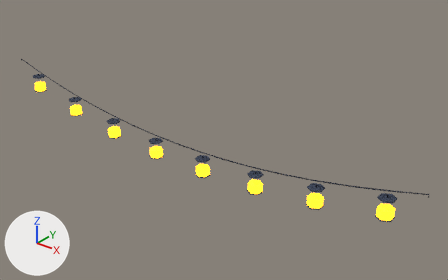
A saved change to the glTF model public/assets/models/city/city_lantern_string.glb.
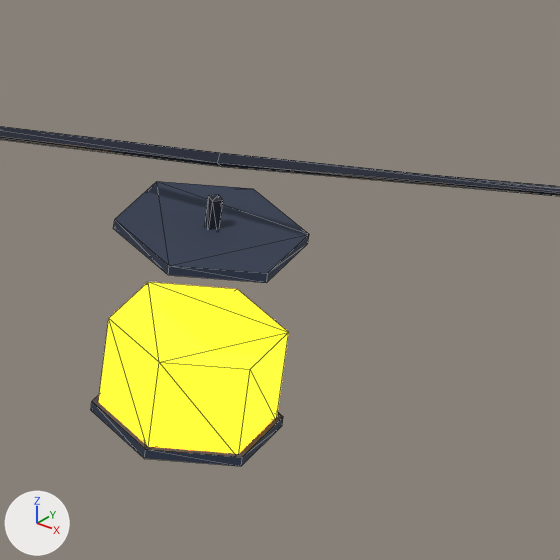
The first picture shows the older version from a camera (50 mm lens) standing at (7.56, -8.01, 4.69) and looking at (0.71, 0.55, -0.62). The close-ups show the older and then the newer version on the part from 82% to 94% of the width and 62% to 83% of the height of that picture. Only the edits that show in the close-ups are written down. Lighting does not change. The marker at lower left points along +X, +Y and +Z. The close-ups show mesh edges as thin lines. Where no turn or scale is listed for an object, it has been applied to the vertices.

The first close-up shows 'lantern.007', 'lantern_cap.014', 'lantern_cap.015', 'wire' and 1 more.
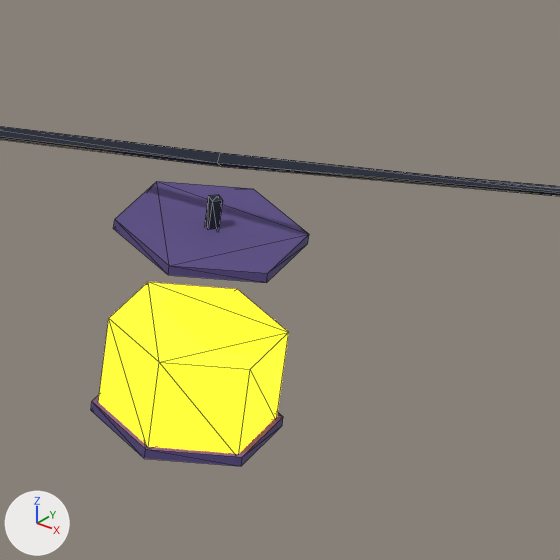
Boxes (x1, y1, x2, y2) around the edits, measured in the close-ups (560 x 560 px):
'lantern_cap.015', recoloured (dark blue to purple): (113, 181, 309, 283) in both
'lantern_cap.014', recoloured: (91, 395, 283, 466) in both

Edits to the bpy script that builds the scene:
```text
Add mat_mat_fabric:
    mat_mat_fabric = principled_material('mat_fabric')
    mat_mat_fabric.base_color = (0.102, 0.0723, 0.238)  # purple #5a4c86
    mat_mat_fabric.roughness = 0.85
Change me_lantern_cap_014:
    where me_lantern_cap_014.from_pydata(...)  # 12 vertices, 20 faces; spans x -0.13..0.13, y -0.15..0.15, z -0.018..0.0
    remove me_lantern_cap_014.materials.append(mat_mat_trim)  # dark blue #313b50
    add me_lantern_cap_014.materials.append(mat_mat_fabric)  # purple #5a4c86
Change me_lantern_cap_015:
    where me_lantern_cap_015.from_pydata(...)  # 12 vertices, 20 faces; spans x -0.13..0.13, y -0.15..0.15, z -0.017..0.0
    remove me_lantern_cap_015.materials.append(mat_mat_trim)  # dark blue #313b50
    add me_lantern_cap_015.materials.append(mat_mat_fabric)  # purple #5a4c86
```
